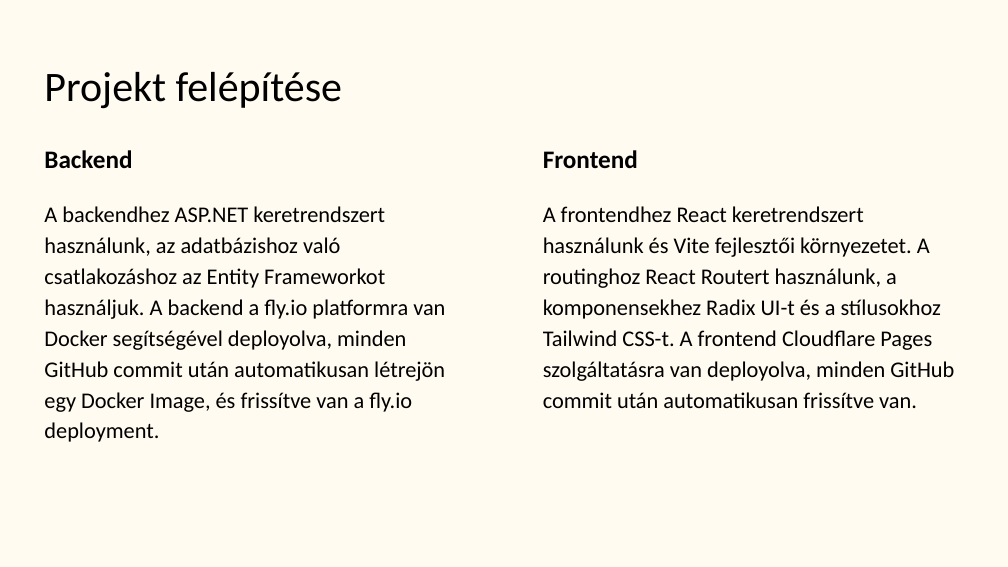
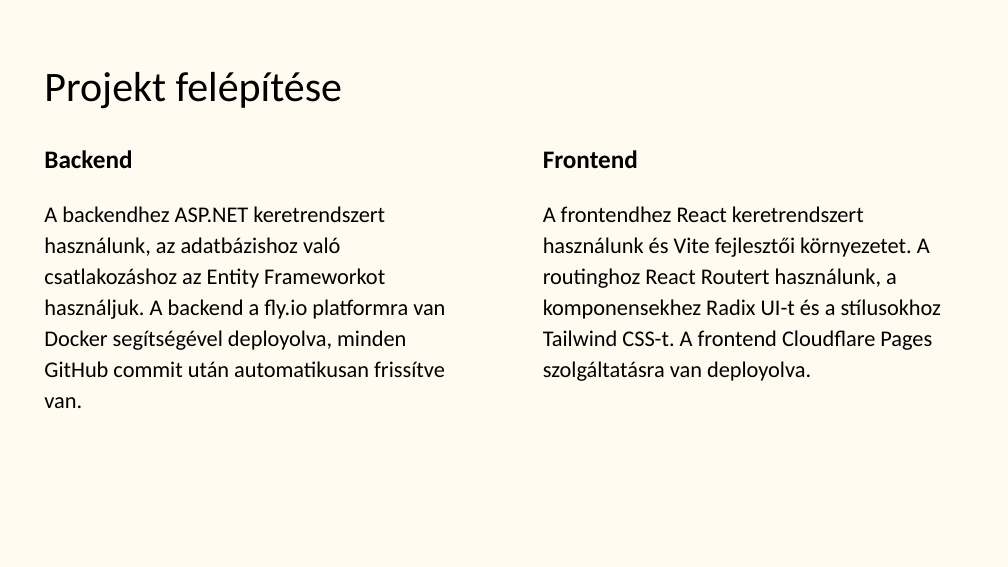
Before and after one commit to szabot1/ikt, a slide deck: slide 3 of docs/bemutato1.pptx. Drawn at 1008x567 pixels with LibreOffice and Linux fonts; fonts in the diff are those of the drawing. Boxes give left, top, right and bottom in pixels: in the first picture for what was removed or moved away, otherwise in the second. Text is boxed around its words. In the diff, an @@ line names an element or a change of style, - is before the commit and + after.

Commit message:
chore: update old pptx

```diff
--- a/docs/bemutato1.pptx
+++ b/docs/bemutato1.pptx
@@ text at (x1=44, y1=206, x2=445, y2=408): text changed @@
-A backendhez ASP.NET keretrendszert használunk, az adatbázishoz való csatlakozáshoz az Entity Frameworkot használjuk. A backend a fly.io platformra van Docker segítségével deployolva, minden GitHub commit után automatikusan létrejön egy Docker Image, és frissítve van a fly.io deployment.
+A backendhez ASP.NET keretrendszert használunk, az adatbázishoz való csatlakozáshoz az Entity Frameworkot használjuk. A backend a fly.io platformra van Docker segítségével deployolva, minden GitHub commit után automatikusan frissítve van.
@@ text at (x1=543, y1=206, x2=941, y2=381): text changed @@
-A frontendhez React keretrendszert használunk és Vite fejlesztői környezetet. A routinghoz React Routert használunk, a komponensekhez Radix UI-t és a stílusokhoz Tailwind CSS-t. A frontend Cloudflare Pages szolgáltatásra van deployolva, minden GitHub commit után automatikusan frissítve van.
+A frontendhez React keretrendszert használunk és Vite fejlesztői környezetet. A routinghoz React Routert használunk, a komponensekhez Radix UI-t és a stílusokhoz Tailwind CSS-t. A frontend Cloudflare Pages szolgáltatásra van deployolva.
```
Also in this commit, not shown: 1 other slide changed.
